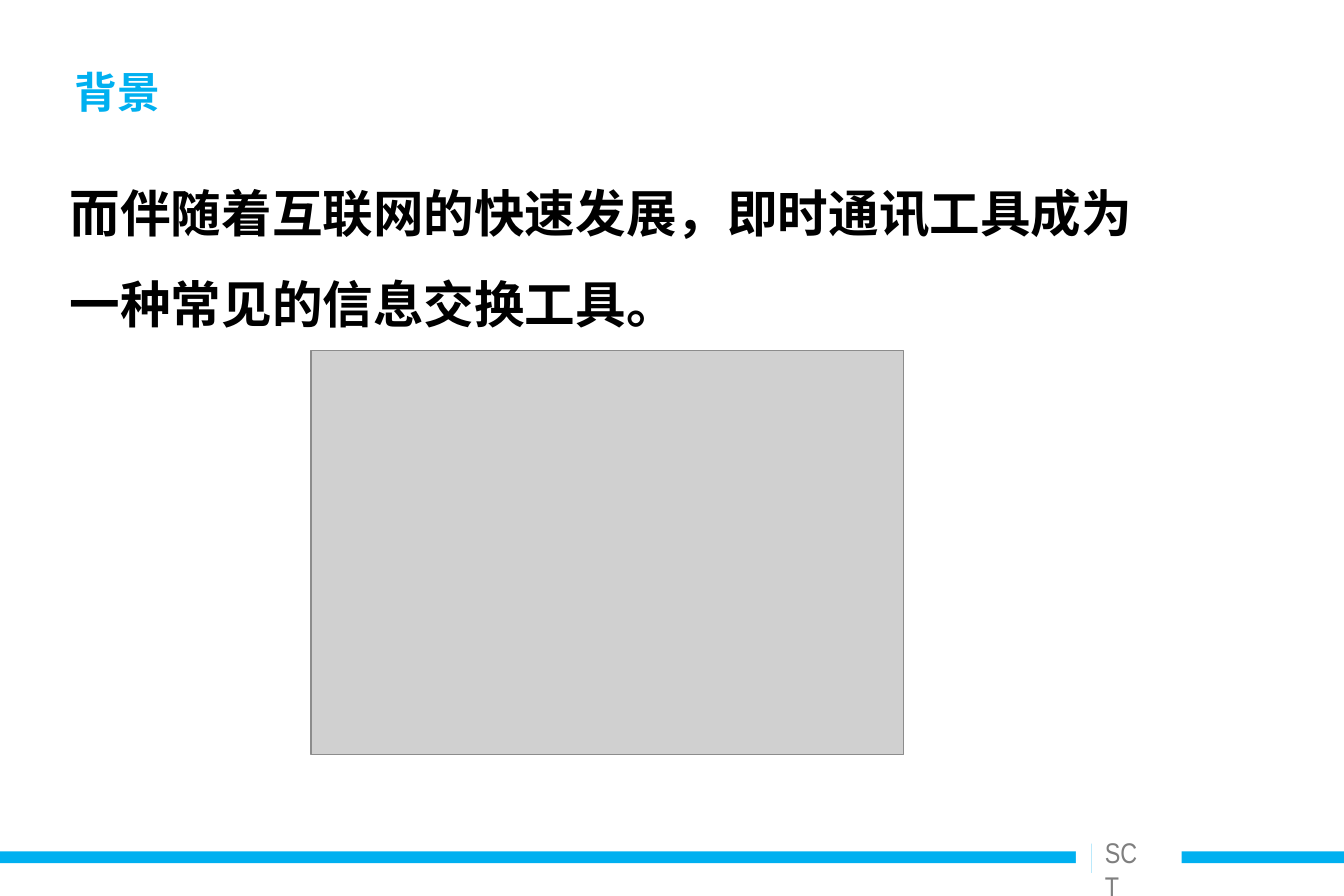
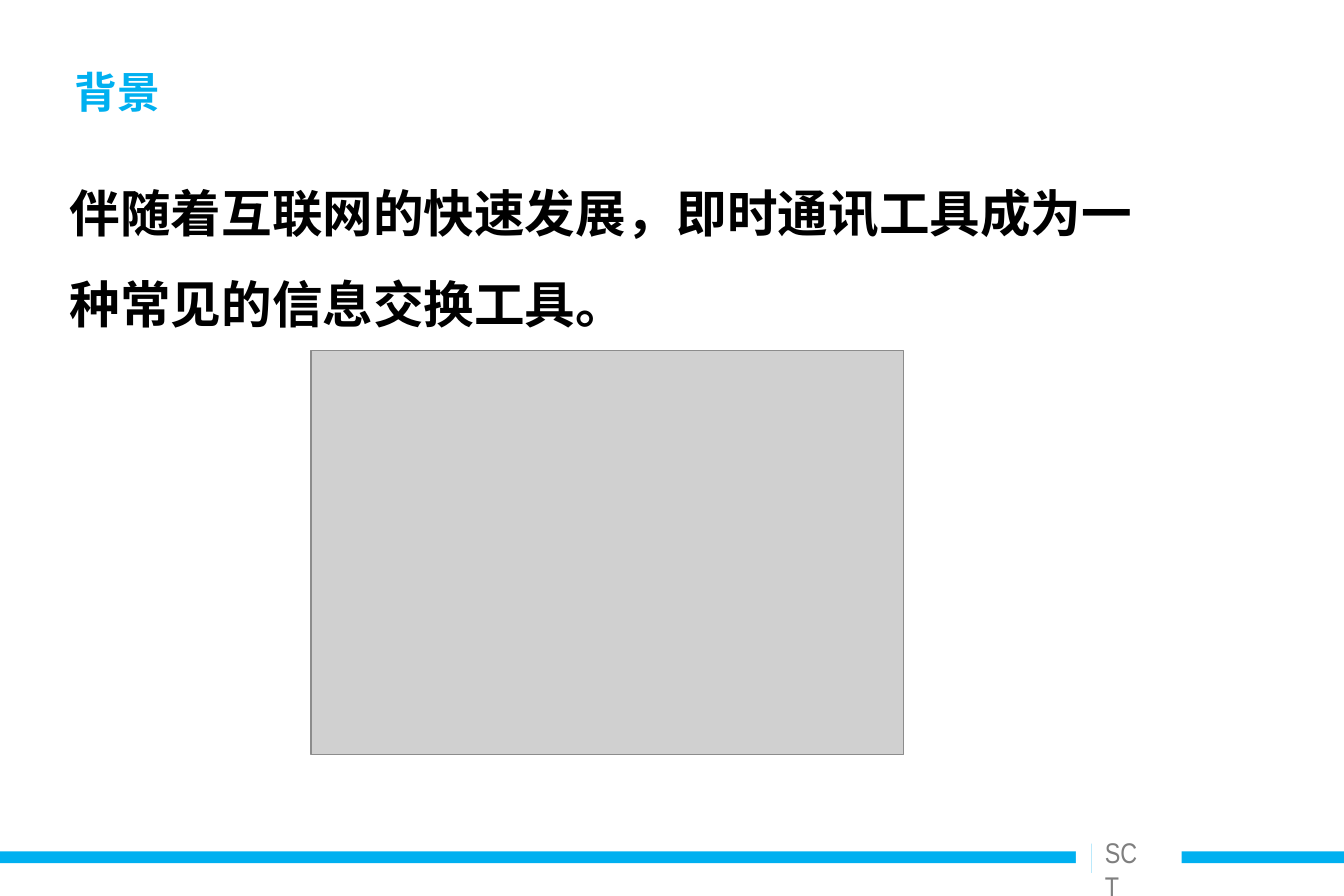
Before and after one commit to Snowin1994/-, a slide deck: slide 4 of 毕业设计相关/答辩ppt/安全聊天工具的设计与实现_v0.9.ppt. Drawn at 1344x896 pixels with LibreOffice and Linux fonts; fonts in the diff are those of the drawing; grey boxes stand for pictures. Boxes give left, top, right and bottom in pixels: in the first picture for what was removed or moved away, otherwise in the second. Text is boxed around its words. In the diff, an @@ line names an element or a change of style, - is before the commit and + after.

```diff
--- a/毕业设计相关/答辩ppt/安全聊天工具的设计与实现_v0.9.ppt
+++ b/毕业设计相关/答辩ppt/安全聊天工具的设计与实现_v0.9.ppt
@@ text at (70, 188, 1132, 328): text changed @@
-而伴随着互联网的快速发展，即时通讯工具成为一种常见的信息交换工具。
+伴随着互联网的快速发展，即时通讯工具成为一种常见的信息交换工具。
```
Also in this commit, not shown: 21 other slides changed, 4 slides added, 7 slides removed, 23 other files.
